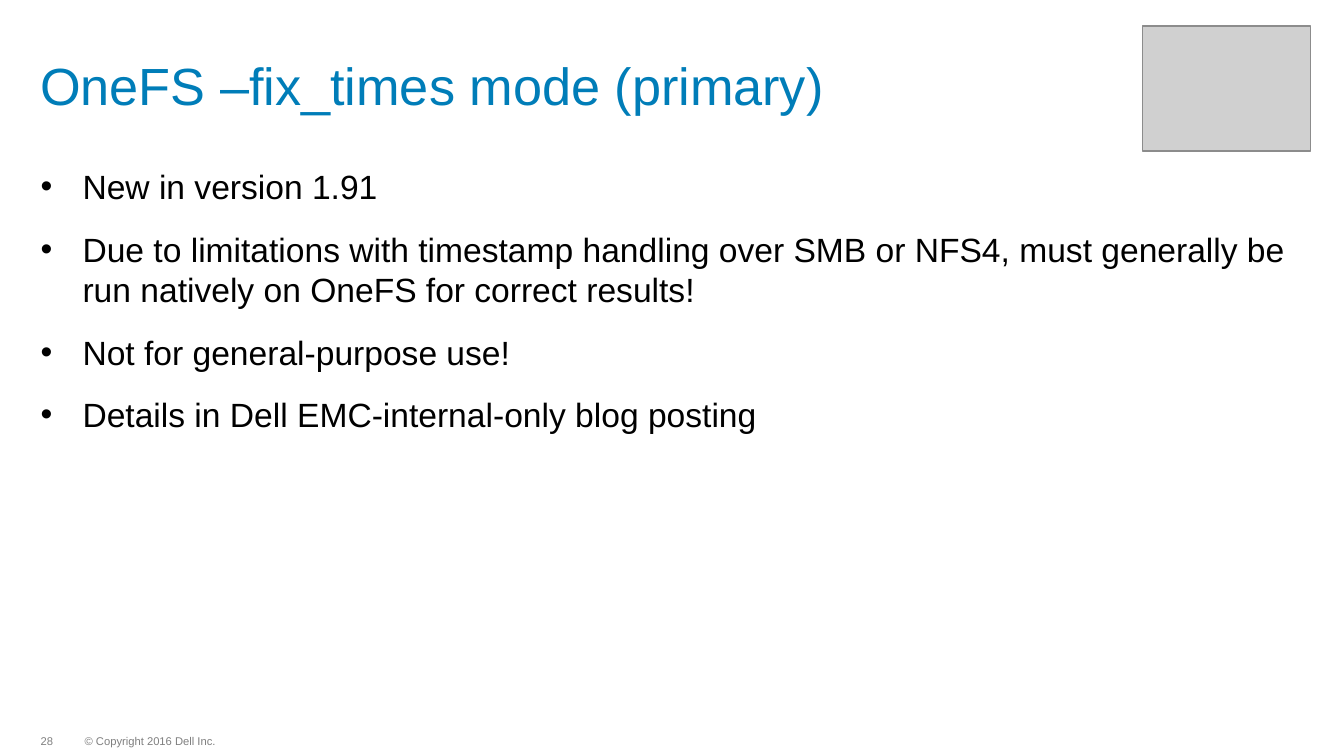
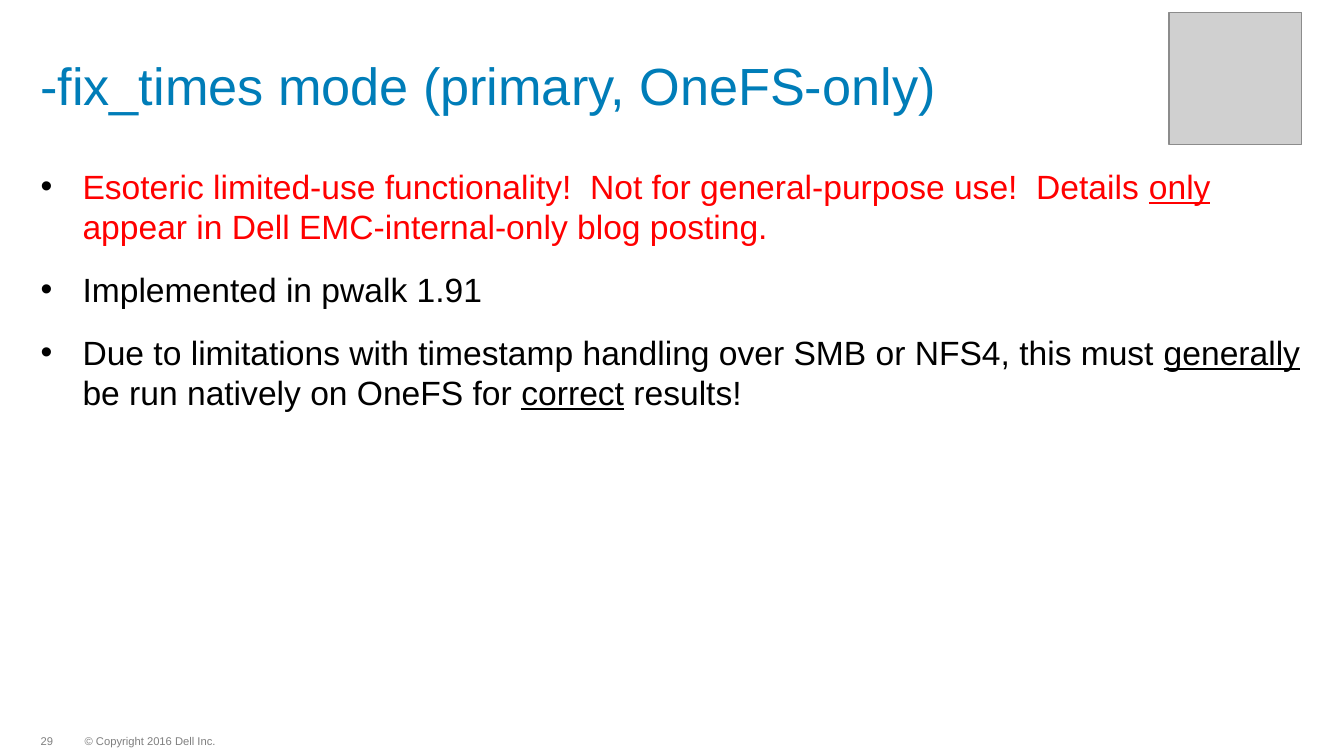
Before and after one commit to WhizBob/pwalk, a slide deck: slide 29 of doc/pwalk_slides.pptx (slide 28 before the commit). Drawn at 1344x756 pixels with LibreOffice and Linux fonts; fonts in the diff are those of the drawing; grey boxes stand for pictures; background and template pictures are left out. Boxes give left, top, right and bottom in pixels: in the first picture for what was removed or moved away, otherwise in the second. Text is boxed around its words. In the diff, an @@ line names an element or a change of style, - is before the commit and + after.

```diff
--- a/doc/pwalk_slides.pptx
+++ b/doc/pwalk_slides.pptx
@@ picture: place and size @@
-picture at [1142,26,1310,151]
+picture at [1169,12,1302,145]
@@ title at [40,67,936,115]: text changed @@
-OneFS –fix_times mode (primary)
+-fix_times mode (primary, OneFS-only)
@@ text at [83,174,1300,411]: text changed @@
-• New in version 1.91
-• Due to limitations with timestamp handling over SMB or NFS4, must generally be run natively on OneFS for correct results!
-• Not for general-purpose use!
-• Details in Dell EMC-internal-only blog posting
+• Esoteric limited-use functionality! Not for general-purpose use! Details only appear in Dell EMC-internal-only blog posting.
+• Implemented in pwalk 1.91
+• Due to limitations with timestamp handling over SMB or NFS4, this must generally be run natively on OneFS for correct results!
```
Also in this commit, not shown: 12 other slides changed, 1 slide added, 1 other file.
